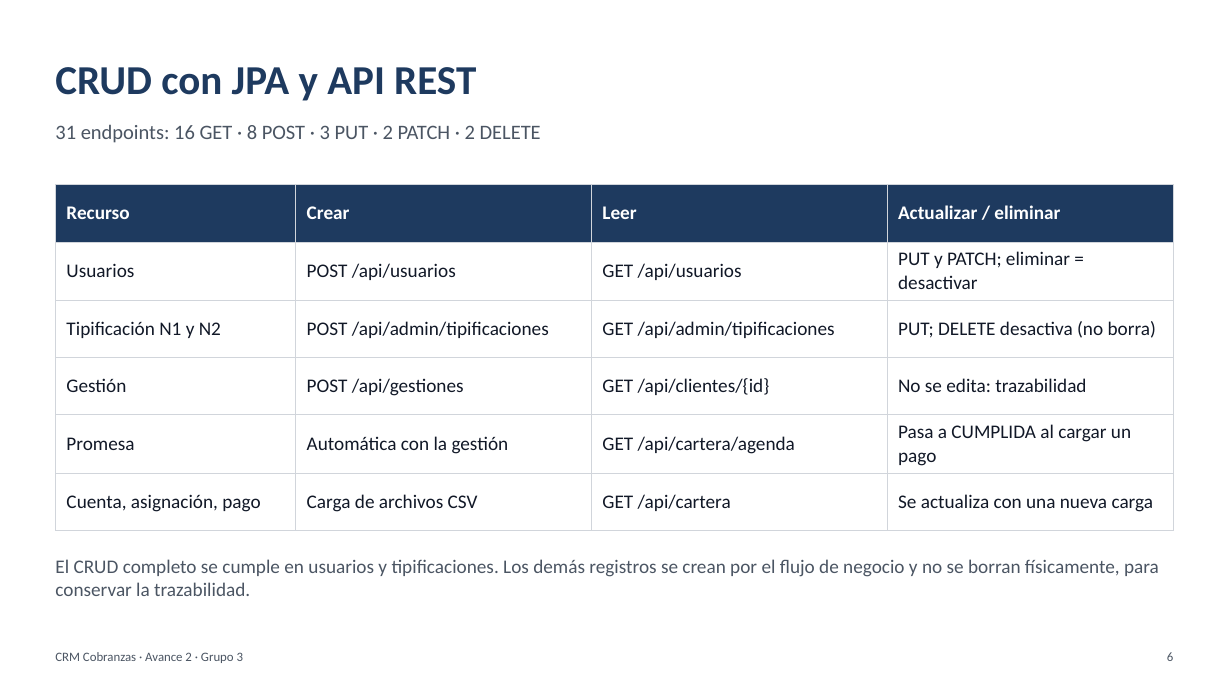
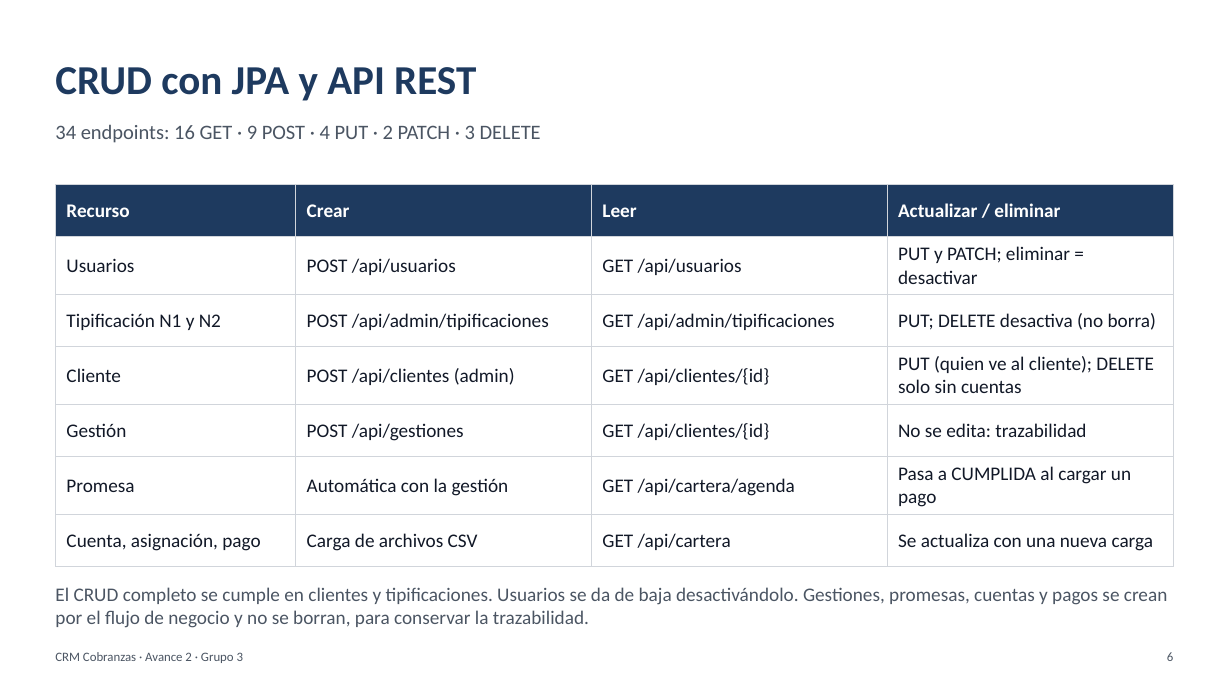
Before and after one commit to PaoloPelaezVillanueva/web, a slide deck: slide 6 of docs/avance-2/Presentacion_Avance_2_CRM_Cobranzas.pptx. Drawn at 1232x693 pixels with LibreOffice and Linux fonts; fonts in the diff are those of the drawing. Boxes give left, top, right and bottom in pixels: in the first picture for what was removed or moved away, otherwise in the second. Text is boxed around its words. In the diff, an @@ line names an element or a change of style, - is before the commit and + after.

Commit message:
Actualiza informe, presentacion y README del Avance 2
- Informe: CRUD de clientes, normalizacion (seccion 5.4), 9 pruebas,
  34 endpoints y resultados de Postman.
- Presentacion: 34 endpoints, 9 pruebas, evidencias y pendientes.
- README: endpoints de clientes y como correr newman.

```diff
--- a/docs/avance-2/Presentacion_Avance_2_CRM_Cobranzas.pptx
+++ b/docs/avance-2/Presentacion_Avance_2_CRM_Cobranzas.pptx
@@ text at bbox=[55, 124, 541, 143]: text changed @@
-31 endpoints: 16 GET · 8 POST · 3 PUT · 2 PATCH · 2 DELETE
+34 endpoints: 16 GET · 9 POST · 4 PUT · 2 PATCH · 3 DELETE
@@ table at bbox=[55, 185, 1174, 555] @@
+row 4: Cliente | POST /api/clientes (admin) | GET /api/clientes/{id} | PUT (quien ve al cliente); DELETE solo sin cuentas
@@ text at bbox=[55, 587, 1167, 628]: text changed @@
-El CRUD completo se cumple en usuarios y tipificaciones. Los demás registros se crean por el flujo de negocio y no se borran físicamente, para conservar la trazabilidad.
+El CRUD completo se cumple en clientes y tipificaciones. Usuarios se da de baja desactivándolo. Gestiones, promesas, cuentas y pagos se crean por el flujo de negocio y no se borran, para conservar la trazabilidad.
```
Also in this commit, not shown: 3 other slides changed, 2 other files.
